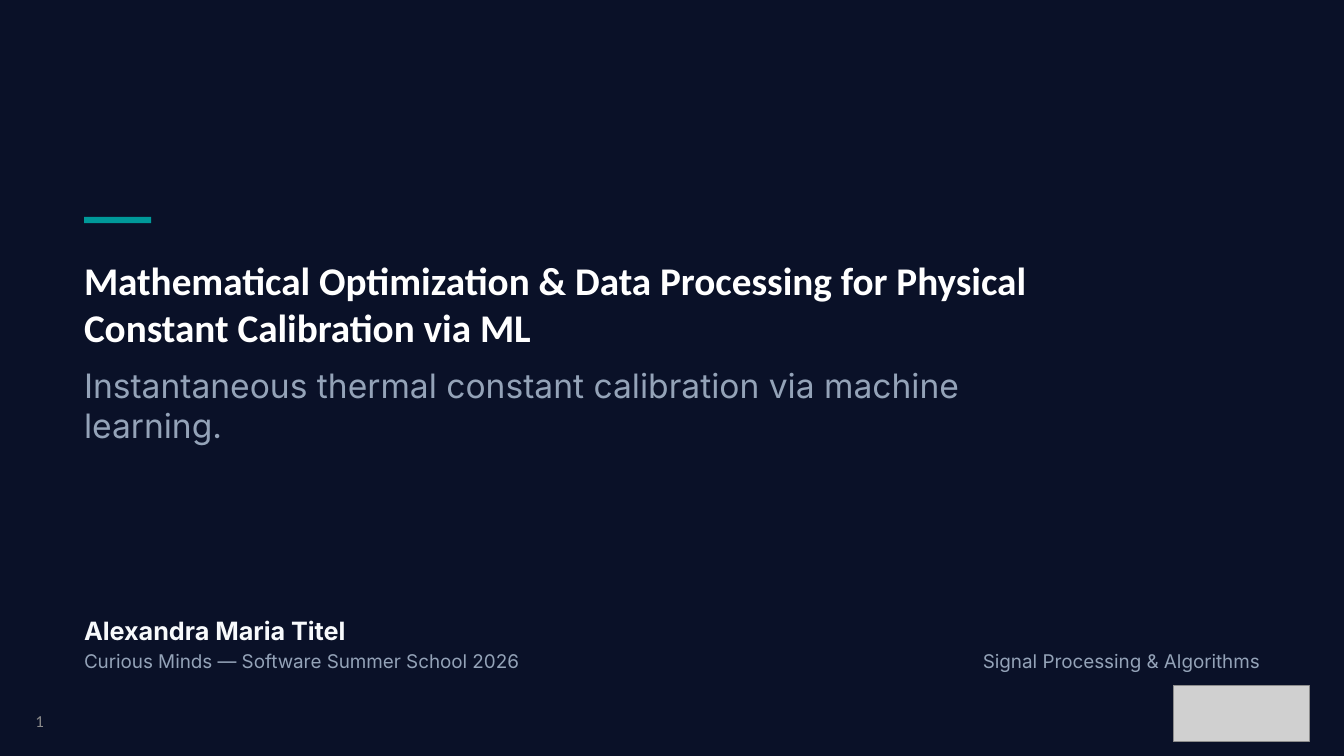
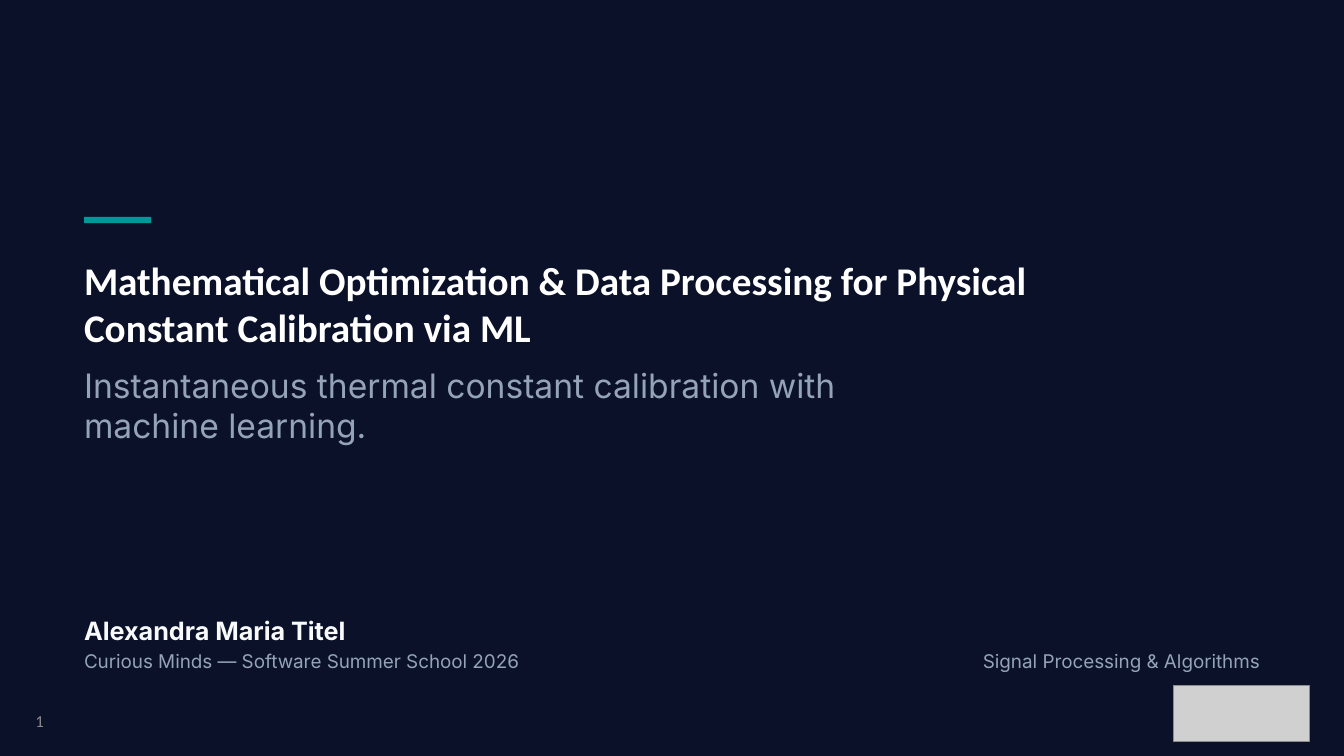
Before and after one commit to titelaex/ParamsCalibrator, a slide deck: slide 1 of docs/ParamsCalibrator Light Mode.pptx. Drawn at 1344x756 pixels with LibreOffice and Linux fonts; fonts in the diff are those of the drawing; grey boxes stand for pictures. Boxes give left, top, right and bottom in pixels: in the first picture for what was removed or moved away, otherwise in the second. Text is boxed around its words. In the diff, an @@ line names an element or a change of style, - is before the commit and + after.

```diff
--- a/docs/ParamsCalibrator Light Mode.pptx
+++ b/docs/ParamsCalibrator Light Mode.pptx
@@ text at (84, 373, 835, 445): text changed @@
-Instantaneous thermal constant calibration via machine learning.
+Instantaneous thermal constant calibration with machine learning.
```
Also in this commit, not shown: 4 other slides changed, 1 slide added, 1 slide removed, 4 other files.
